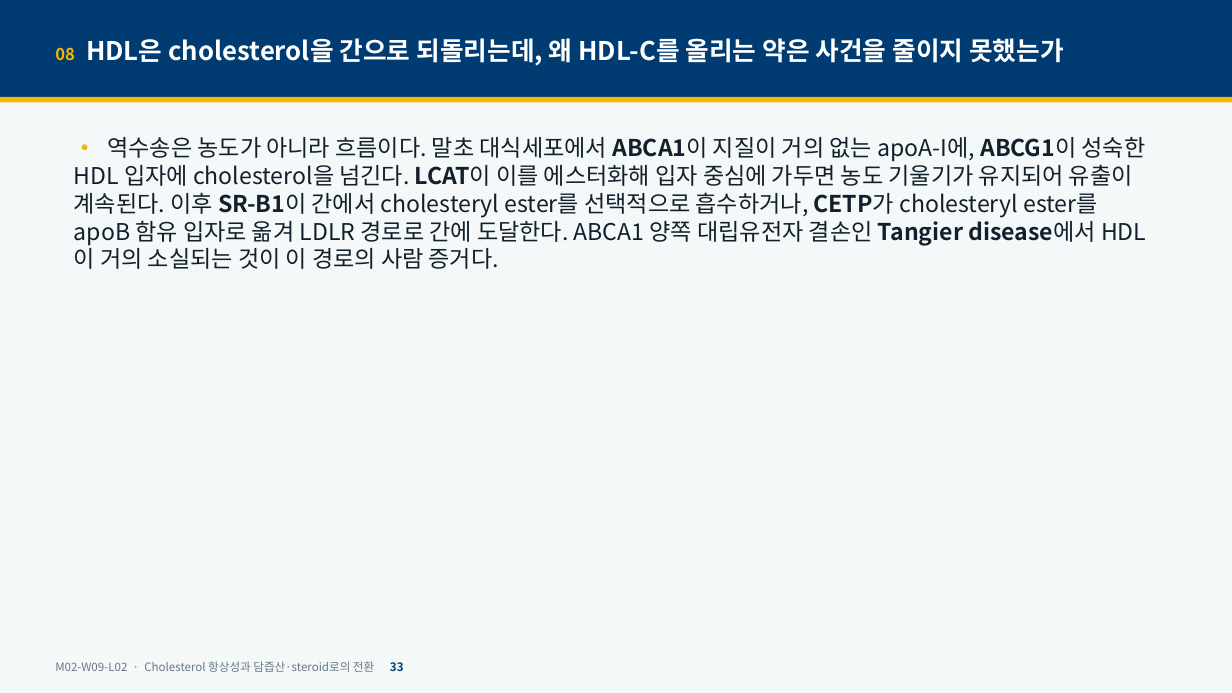
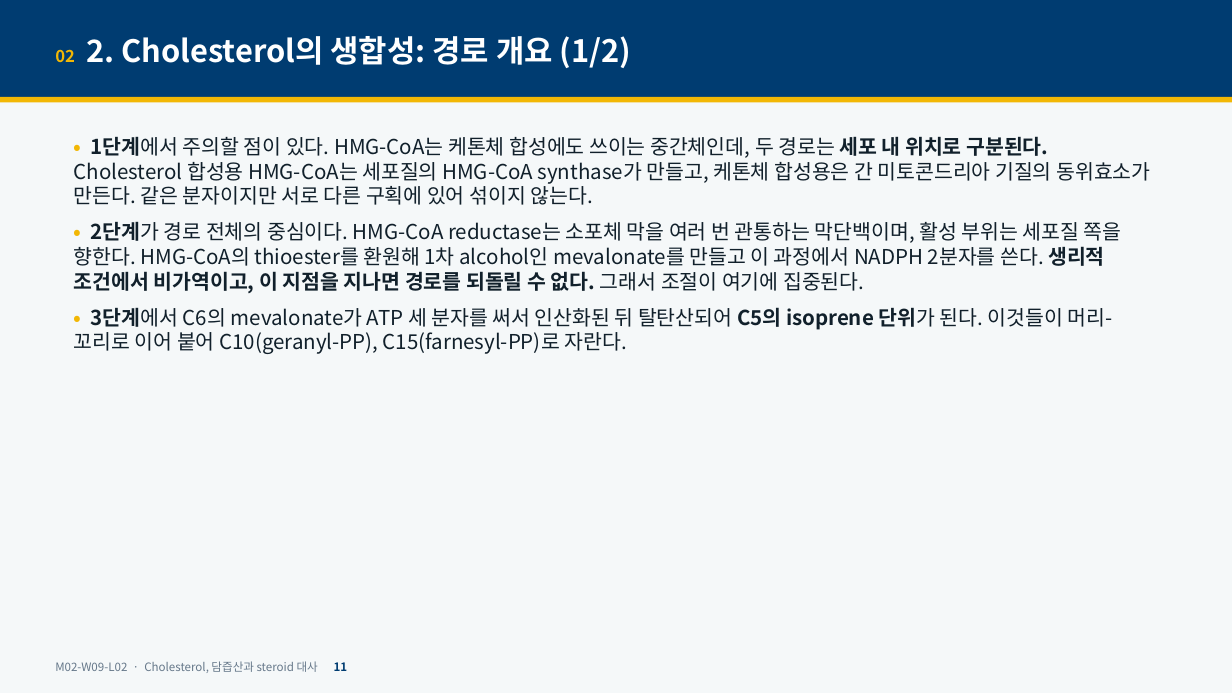
Before and after one commit to hoperiasd2/hoperiasd2.github.io, a slide deck: slide 11 of curriculum/M02/W09/L02/slides.pptx (slide 33 before the commit). Drawn at 1232x693 pixels with LibreOffice and Linux fonts; fonts in the diff are those of the drawing. Boxes give left, top, right and bottom in pixels: in the first picture for what was removed or moved away, otherwise in the second. Text is boxed around its words. In the diff, an @@ line names an element or a change of style, - is before the commit and + after.

```diff
--- a/curriculum/M02/W09/L02/slides.pptx
+++ b/curriculum/M02/W09/L02/slides.pptx
@@ text at (55, 36, 632, 68): text changed; size 20 to 24 pt @@
-08 HDL은 cholesterol을 간으로 되돌리는데, 왜 HDL-C를 올리는 약은 사건을 줄이지 못했는가
+02 2. Cholesterol의 생합성: 경로 개요 (1/2)
@@ text at (74, 136, 1150, 354): text changed; size 18 to 16 pt @@
-• 역수송은 농도가 아니라 흐름이다. 말초 대식세포에서 ABCA1이 지질이 거의 없는 apoA-I에, ABCG1이 성숙한 HDL 입자에 cholesterol을 넘긴다. LCAT이 이를 에스터화해 입자 중심에 가두면 농도 기울기가 유지되어 유출이 계속된다. 이후 SR-B1이 간에서 cholesteryl ester를 선택적으로 흡수하거나, CETP가 cholesteryl ester를 apoB 함유 입자로 옮겨 LDLR 경로로 간에 도달한다. ABCA1 양쪽 대립유전자 결손인 Tangier disease에서 HDL이 거의 소실되는 것이 이 경로의 사람 증거다.
+• 1단계에서 주의할 점이 있다. HMG-CoA는 케톤체 합성에도 쓰이는 중간체인데, 두 경로는 세포 내 위치로 구분된다. Cholesterol 합성용 HMG-CoA는 세포질의 HMG-CoA synthase가 만들고, 케톤체 합성용은 간 미토콘드리아 기질의 동위효소가 만든다. 같은 분자이지만 서로 다른 구획에 있어 섞이지 않는다.
+• 2단계가 경로 전체의 중심이다. HMG-CoA reductase는 소포체 막을 여러 번 관통하는 막단백이며, 활성 부위는 세포질 쪽을 향한다. HMG-CoA의 thioester를 환원해 1차 alcohol인 mevalonate를 만들고 이 과정에서 NADPH 2분자를 쓴다. 생리적 조건에서 비가역이고, 이 지점을 지나면 경로를 되돌릴 수 없다. 그래서 조절이 여기에 집중된다.
+• 3단계에서 C6의 mevalonate가 ATP 세 분자를 써서 인산화된 뒤 탈탄산되어 C5의 isoprene 단위가 된다. 이것들이 머리-꼬리로 이어 붙어 C10(geranyl-PP), C15(farnesyl-PP)로 자란다.
@@ text at (55, 661, 348, 673): text changed @@
-M02-W09-L02 · Cholesterol 항상성과 담즙산·steroid로의 전환 33
+M02-W09-L02 · Cholesterol, 담즙산과 steroid 대사 11
```
Also in this commit, not shown: 32 other slides changed, 11 slides added, 10 slides removed, 10 other files.
